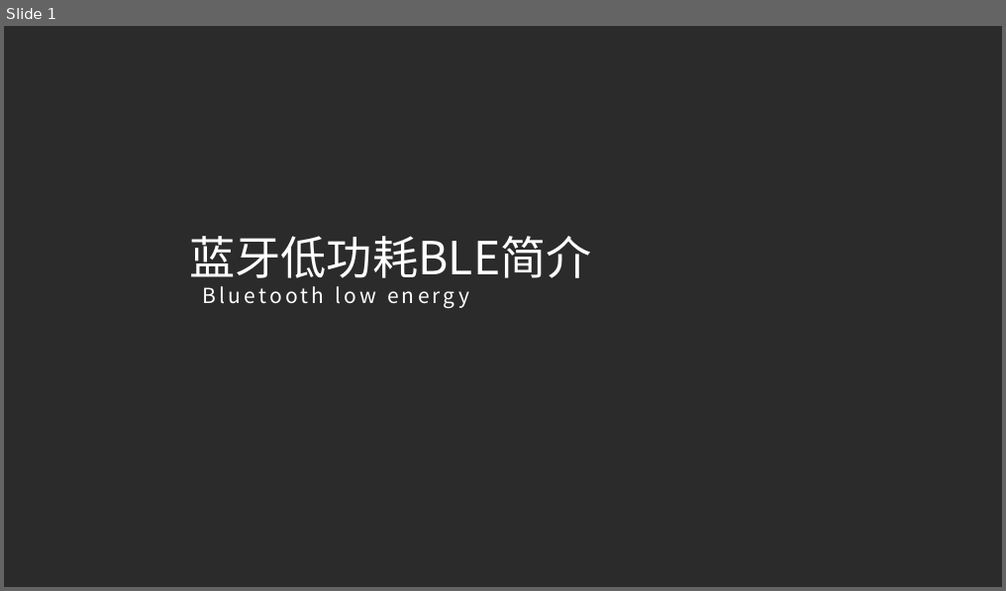
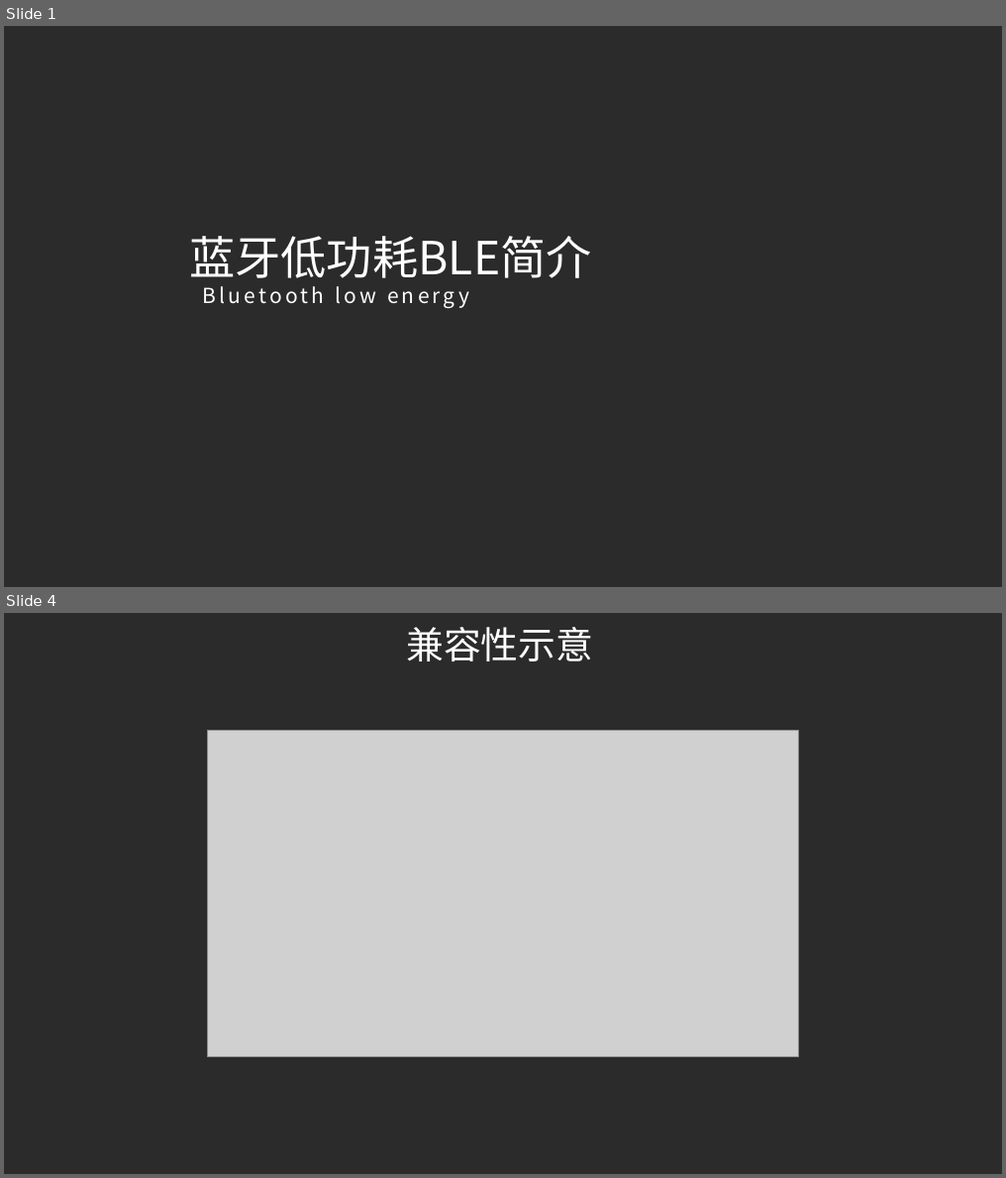
Before and after one commit to PengleiYu/BLE_PPT, a slide deck: BLE蓝牙低功耗简介.pptx. Shown one above the other, each under a label of ours: slide 1 before the commit, slides 1 and 4 after it; the slides between them are not shown. The pictures are 1006x591 and 1006x1178 pixels, drawn with LibreOffice and Linux fonts; fonts in the diff are those of the drawing; grey boxes stand for pictures; background and template pictures are left out; a plain dark background stands for a picture behind light text. Boxes give left, top, right and bottom in pixels: in the first picture for what was removed or moved away, otherwise in the second. Text is boxed around its words. In the diff, an @@ line names an element or a change of style, - is before the commit and + after.

```diff
--- a/BLE蓝牙低功耗简介.pptx
+++ b/BLE蓝牙低功耗简介.pptx
@@ slide 4 added at [4,613,1002,1174], background picture (left out) @@
@@ title added at [406,627,593,662], 36 pt, text #FFFFFF @@
+兼容性示意
@@ picture added at [208,730,798,1057] @@
```
Also in this commit, not shown: 1 slide changed, 27 other slides added, 3 slides removed.
